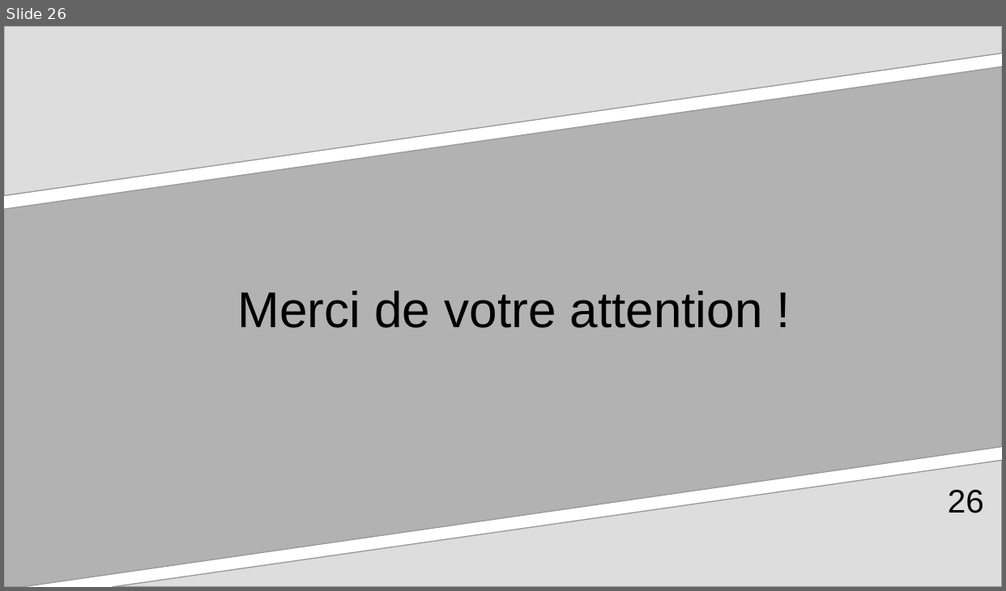
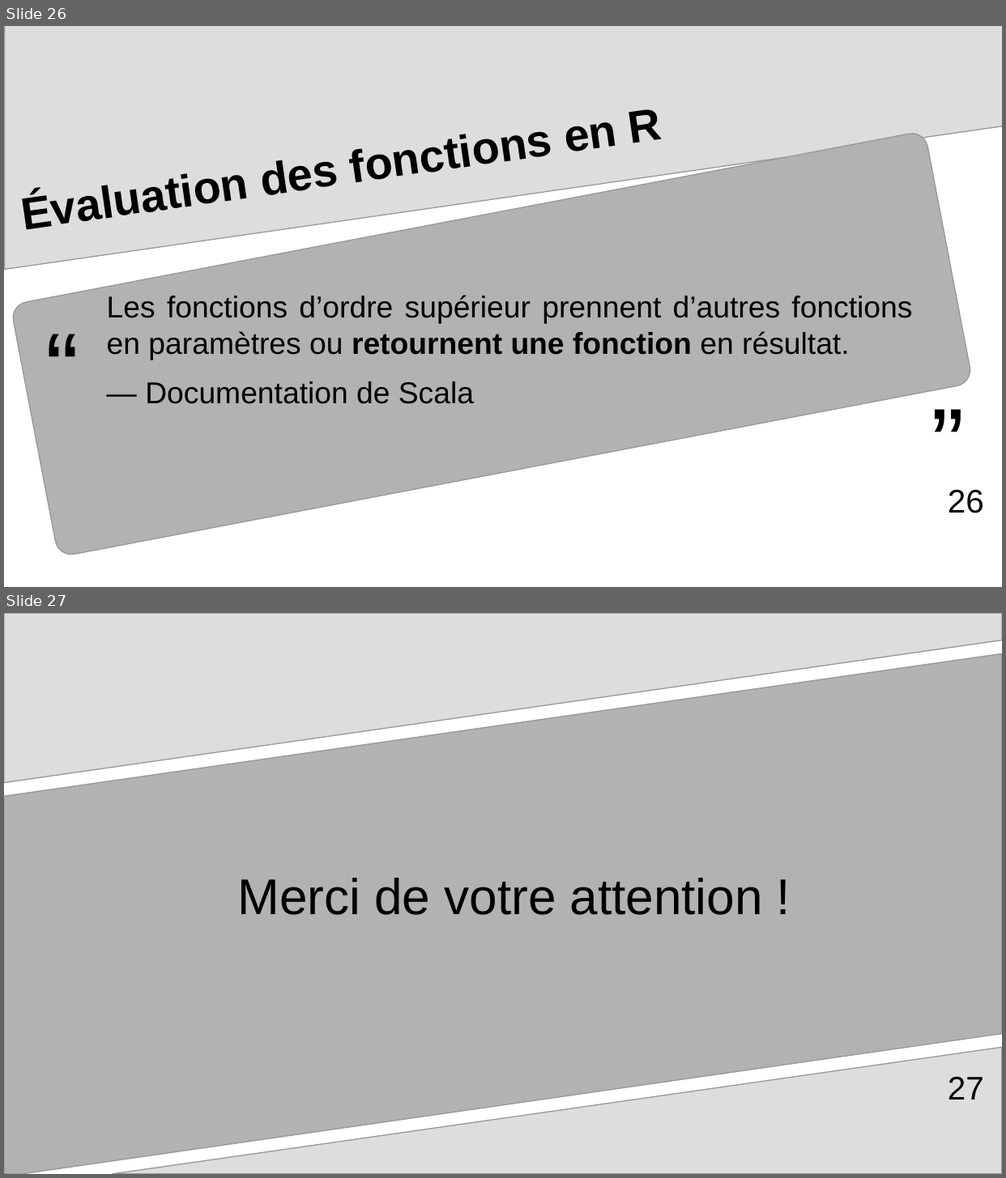
Before and after one commit to arnaud-feldmann/formation_r_drieets_prog_fonctionnelle, a slide deck: presentation.odp. Shown one above the other, each under a label of ours: slide 26 before the commit, slides 26 and 27 after it. The pictures are 1006x591 and 1006x1178 pixels, drawn with LibreOffice and Linux fonts; fonts in the diff are those of the drawing. Boxes give left, top, right and bottom in pixels: in the first picture for what was removed or moved away, otherwise in the second. Text is boxed around its words. In the diff, an @@ line names an element or a change of style, - is before the commit and + after.

```diff
--- a/presentation.odp
+++ b/presentation.odp
@@ slide 26 added at [4,26,1002,587], background #FFFFFF @@
@@ freeform shape added at [5,26,1002,270], fill #DDDDDD, outline #999999 0.85 pt @@
@@ title added at [631,109,663,143], 36 pt, text #000000, bold @@
+Évaluation des fonctions en R
@@ rounded rectangle added at [10,131,974,558], fill #B2B2B2, outline #999999 0.85 pt @@
@@ text added at [32,300,95,420], 80 pt, text #000000 @@
+“
@@ text added at [107,295,912,404], 24 pt, text #000000 @@
+Les fonctions d’ordre supérieur prennent d’autres fonctions en paramètres ou retournent une fonction en résultat.
+— Documentation de Scala
@@ text added at [917,374,980,496], 80 pt, text #000000 @@
+”
@@ page number added at [948,490,984,514], 26 pt, text #000000 @@
+26
@@ what was slide 26 is now slide 27 @@
@@ page number at [948,1077,984,1100]: text changed @@
-26
+27
```
Also in this commit, not shown: 1 other file.
